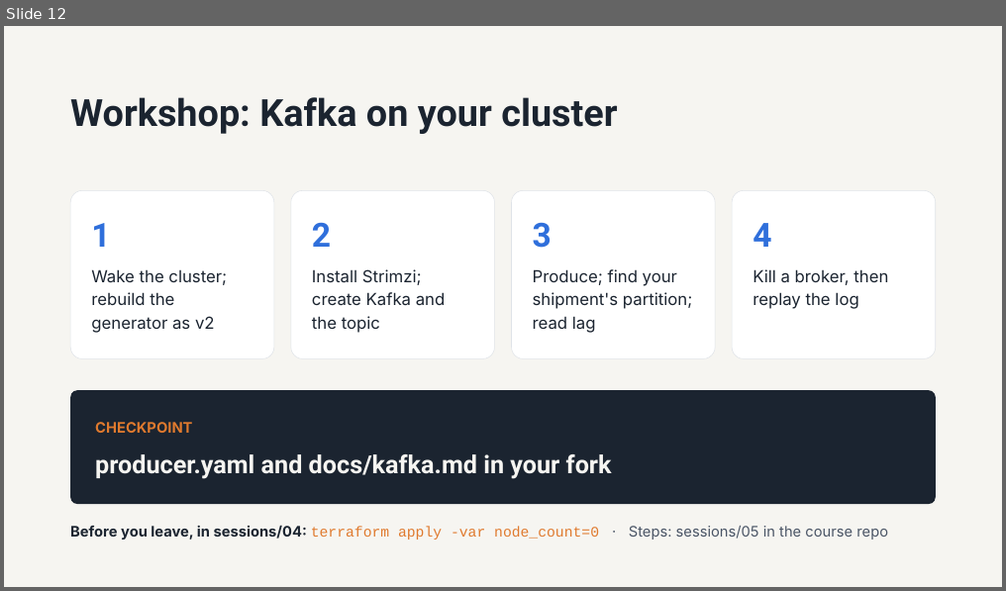
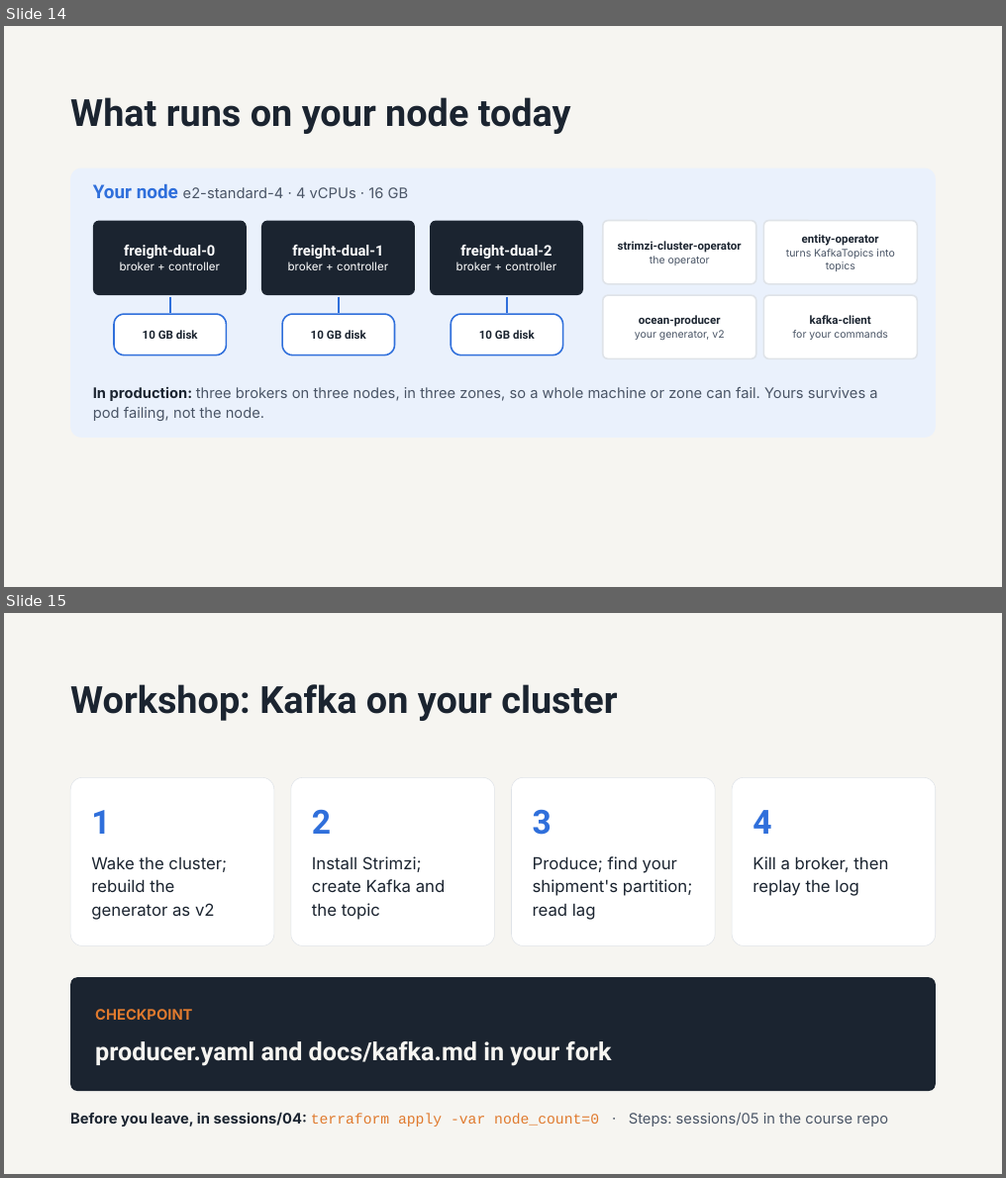
Before and after one commit to mdl-erfan/cloud-computing-srh, a slide deck: sessions/05-kafka-on-gke/slides/session-05-kafka-on-gke.pptx. Shown one above the other, each under a label of ours: slide 12 before the commit, slides 14 and 15 after it. The pictures are 1006x591 and 1006x1178 pixels, drawn with LibreOffice and Linux fonts; fonts in the diff are those of the drawing. Boxes give left, top, right and bottom in pixels: in the first picture for what was removed or moved away, otherwise in the second. Text is boxed around its words. In the diff, an @@ line names an element or a change of style, - is before the commit and + after.

```diff
--- a/sessions/05-kafka-on-gke/slides/session-05-kafka-on-gke.pptx
+++ b/sessions/05-kafka-on-gke/slides/session-05-kafka-on-gke.pptx
@@ slide 14 added at box(4, 26, 1002, 587), background #F6F5F1 @@
@@ title added at box(70, 97, 571, 134), 36 pt, text #1B2430, bold @@
+What runs on your node today
@@ rounded rectangle added at box(70, 169, 936, 438), fill #EAF1FC @@
@@ text added at box(93, 184, 409, 198), 14 pt, text #4A5566 @@
+Your node e2-standard-4 · 4 vCPUs · 16 GB
@@ rounded rectangle added at box(93, 221, 247, 295), fill #1B2430, 11 pt, text #FFFFFF @@
+freight-dual-0
+broker + controller
@@ rounded rectangle added at box(261, 221, 415, 295), fill #1B2430, 11 pt, text #FFFFFF @@
+freight-dual-1
+broker + controller
@@ rounded rectangle added at box(430, 221, 583, 295), fill #1B2430, 11 pt, text #FFFFFF @@
+freight-dual-2
+broker + controller
@@ rounded rectangle added at box(603, 221, 756, 284), fill #FFFFFF, outline #DFE3E8 1.5 pt, 11 pt, text #1B2430, bold @@
+strimzi-cluster-operator
+the operator
@@ rounded rectangle added at box(764, 221, 918, 284), fill #FFFFFF, outline #DFE3E8 1.5 pt, 10 pt, text #4A5566 @@
+entity-operator
+turns KafkaTopics into topics
@@ rounded rectangle added at box(114, 314, 227, 356), fill #FFFFFF, outline #2F6FDB 1.5 pt, 11 pt, text #1B2430, bold @@
+10 GB disk
@@ line added from (170, 297) to (170, 313), #2F6FDB 1.75 pt @@
@@ rounded rectangle added at box(282, 314, 395, 356), fill #FFFFFF, outline #2F6FDB 1.5 pt, 11 pt, text #1B2430, bold @@
+10 GB disk
@@ line added from (339, 297) to (339, 313), #2F6FDB 1.75 pt @@
@@ rounded rectangle added at box(450, 314, 563, 356), fill #FFFFFF, outline #2F6FDB 1.5 pt, 11 pt, text #1B2430, bold @@
+10 GB disk
@@ line added from (507, 297) to (507, 313), #2F6FDB 1.75 pt @@
@@ rounded rectangle added at box(603, 295, 756, 360), fill #FFFFFF, outline #DFE3E8 1.5 pt, 10 pt, text #4A5566 @@
+ocean-producer
+your generator, v2
@@ rounded rectangle added at box(764, 295, 918, 360), fill #FFFFFF, outline #DFE3E8 1.5 pt, 10 pt, text #4A5566 @@
+kafka-client
+for your commands
@@ text added at box(93, 387, 877, 421), 14 pt, text #4A5566 @@
+In production: three brokers on three nodes, in three zones, so a whole machine or zone can fail. Yours survives a pod failing, not the node.
@@ what was slide 12 is now slide 15 @@
```
Also in this commit, not shown: 4 other slides added, 2 slides removed.
